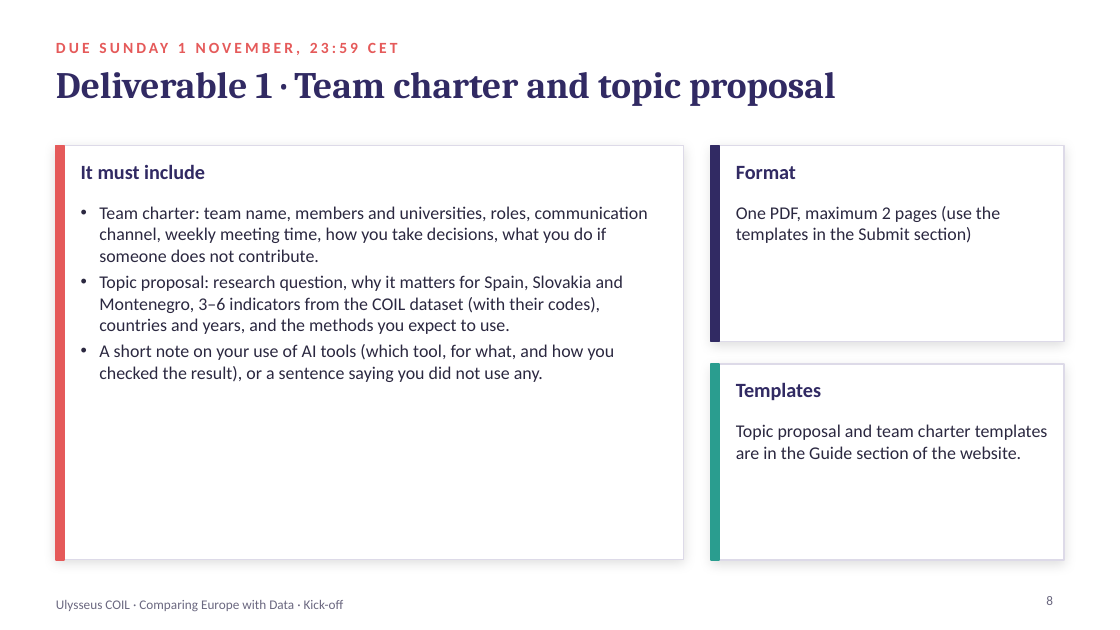
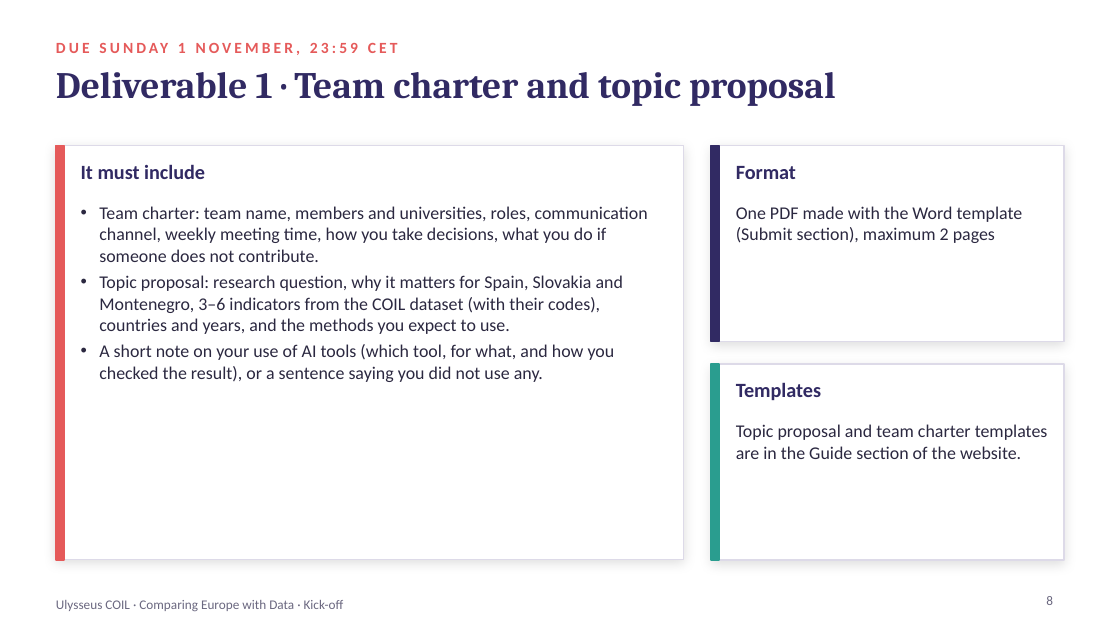
Before and after one commit to coil-europe/coil-europe.github.io, a slide deck: slide 8 of docs/slides/COIL_1_kickoff.pptx. Drawn at 1120x630 pixels with LibreOffice and Linux fonts; fonts in the diff are those of the drawing. Boxes give left, top, right and bottom in pixels: in the first picture for what was removed or moved away, otherwise in the second. Text is boxed around its words. In the diff, an @@ line names an element or a change of style, - is before the commit and + after.

```diff
--- a/docs/slides/COIL_1_kickoff.pptx
+++ b/docs/slides/COIL_1_kickoff.pptx
@@ text at (x1=736, y1=206, x2=1023, y2=243): text changed @@
-One PDF, maximum 2 pages (use the templates in the Submit section)
+One PDF made with the Word template (Submit section), maximum 2 pages
```
Also in this commit, not shown: 1 other slide changed, 16 other files.
